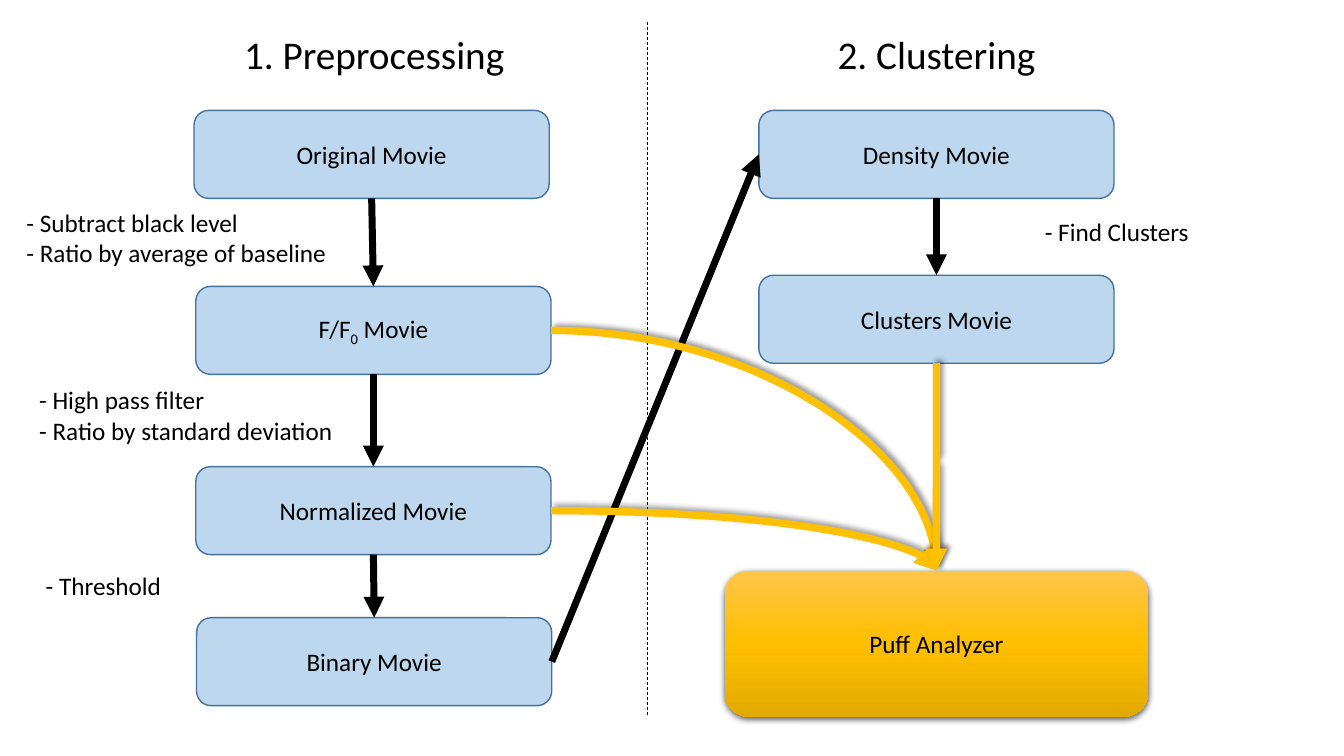
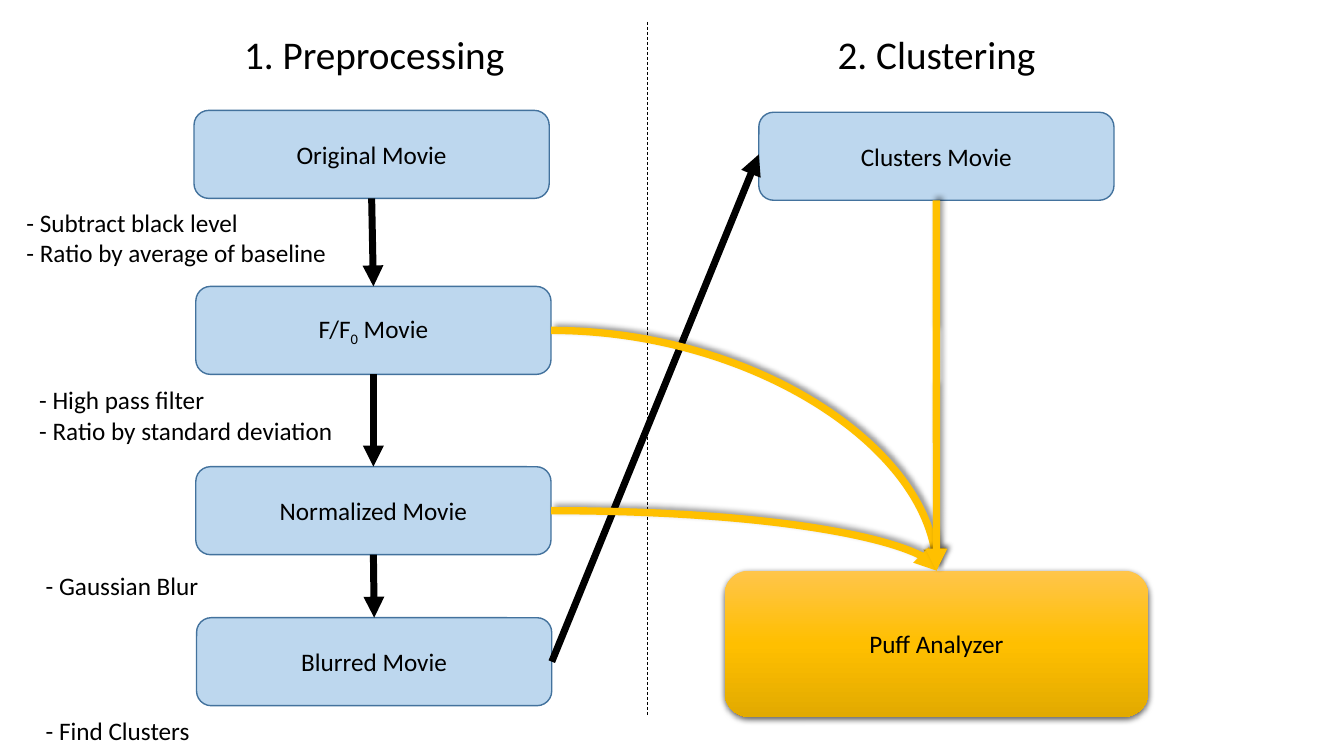
Before and after one commit to kyleellefsen/detect_puffs, a slide deck: slide 1 of docs/images/flowchart.pptx. Drawn at 1344x756 pixels with LibreOffice and Linux fonts; fonts in the diff are those of the drawing. Boxes give left, top, right and bottom in pixels: in the first picture for what was removed or moved away, otherwise in the second. Text is boxed around its words. In the diff, an @@ line names an element or a change of style, - is before the commit and + after.

```diff
--- a/docs/images/flowchart.pptx
+++ b/docs/images/flowchart.pptx
@@ rounded rectangle "Clusters Movie": place and size @@
-rounded rectangle "Clusters Movie" at box(759, 275, 1114, 363)
+rounded rectangle "Clusters Movie" at box(759, 112, 1114, 200)
@@ rounded rectangle removed at box(759, 111, 1114, 199) @@
-Density Movie
@@ curved arrow moved from (937, 363) - (937, 571) to (937, 201) - (937, 571) @@
@@ arrow removed from (937, 199) to (937, 275) @@
@@ text at box(59, 577, 198, 596): text changed @@
-- Threshold
+- Gaussian Blur
@@ text in rounded rectangle at box(301, 653, 447, 671): text changed @@
-Binary Movie
+Blurred Movie
@@ text "- Find Clusters": place and size @@
-text "- Find Clusters" at box(1058, 223, 1189, 242)
+text "- Find Clusters" at box(59, 722, 190, 741)
```
Also in this commit, not shown: 9 other files.
